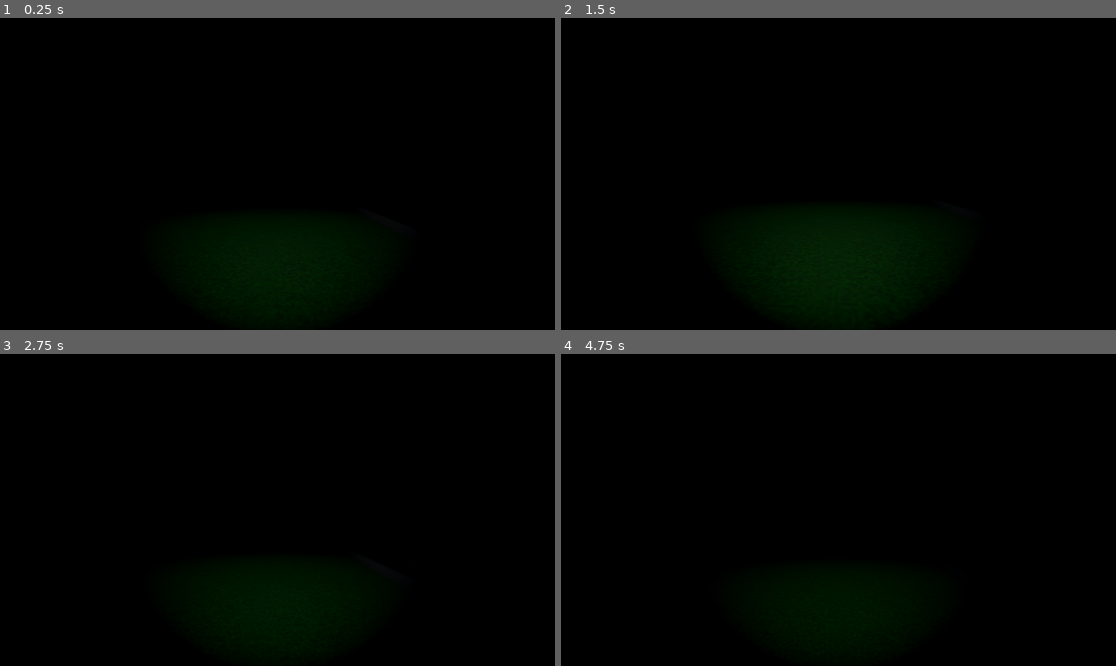
Above: before the commit, frames 1-4 (two rows, left to right).
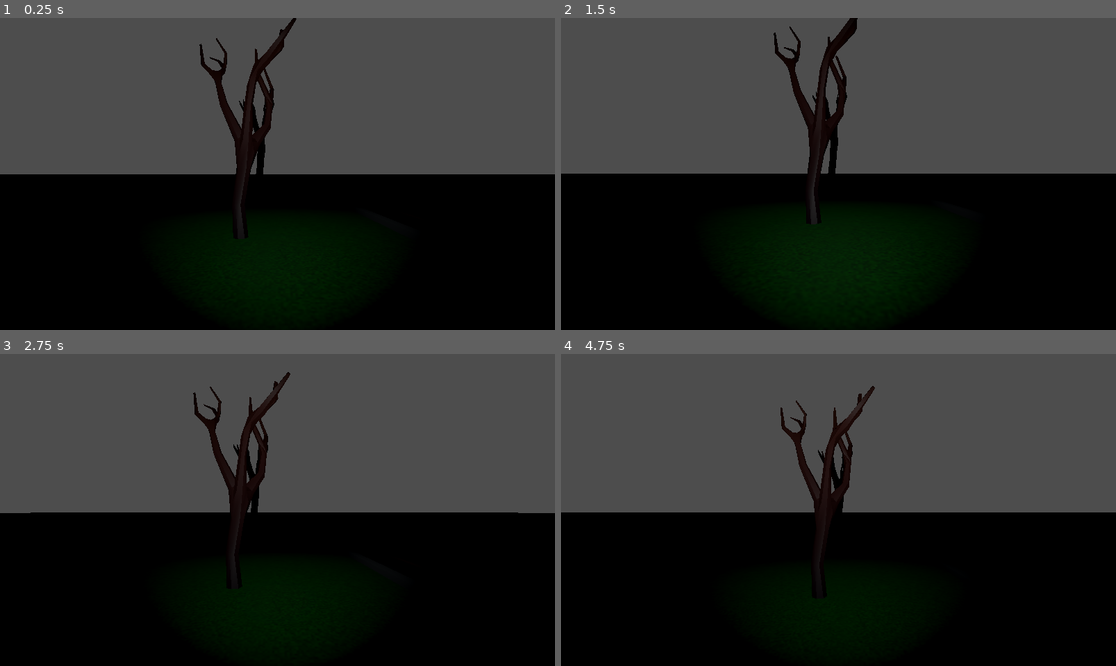
Above: after the commit, the same moments.

Repository: Purpursarkans/EscapeFromNothing
Game: Godot game, scene res://Scenes/level_1.tscn
Same seed, same stepped clock (60 frames per second), same inputs: the game is played once before the commit and once after it.
Inputs (mouse positions are in pixels of both pictures, inside the frame that each line leads up to):
- Up to frame 1 (0.25 s): no input
- Up to frame 2 (1.5 s): move the mouse to (866, 174) at 0.52 s; tap Enter at 1.25 s; move the mouse to (810, 174) at 1.27 s
- Up to frame 3 (2.75 s): tap Space at 2 s; move the mouse to (288, 503) at 2.02 s
- Up to frame 4 (4.75 s): move the mouse to (832, 516) at 2.77 s; tap Enter at 3.5 s; move the mouse to (877, 513) at 3.52 s; tap Space at 4.25 s; move the mouse to (794, 506) at 4.27 s

The runs differ from the first frame. In frame 1, 49% of the frame differs, in the area x 0-100%, y 0-71%; in frame 2, 48%; in frame 3, 49%; in frame 4, 50%, in the area x 0-100%, y 0-78%.

Commit message:
rand trees

Diff:
--- a/Scenes/level_1.tscn
+++ b/Scenes/level_1.tscn
@@ -6,6 +6,25 @@
 
 [sub_resource type="Environment" id="Environment_jh0a1"]
 background_mode = 1
+
+[sub_resource type="GDScript" id="GDScript_61om2"]
+resource_name = "WorldEnviroment"
+script/source = "extends WorldEnvironment
+
+
+@export var Enable : bool = false
+
+# Called when the node enters the scene tree for the first time.
+func _ready():
+	if Enable == false:
+		set_environment(null)
+	pass # Replace with function body.
+
+
+# Called every frame. 'delta' is the elapsed time since the previous frame.
+func _process(delta):
+	pass
+"
 
 [sub_resource type="Gradient" id="Gradient_ljefr"]
 colors = PackedColorArray(0, 1, 0, 1, 0.559814, 0.275912, 0.223933, 1)
@@ -57,10 +76,54 @@
 [sub_resource type="ConcavePolygonShape3D" id="ConcavePolygonShape3D_hcbdw"]
 data = PackedVector3Array(-1, 0.07, 1, -1, 0, 1, -1, 0.07, -1, -1, 0.07, -1, -1, 0, 1, -1, 0, -1, 0.93, 0.1, -1, 1, 0.1 …(2397 unchanged characters)…
 
+[sub_resource type="GDScript" id="GDScript_lmhw6"]
+resource_name = "Trees"
+script/source = "extends Node3D
+
+
+# Called when the node enters the scene tree for the first time.
+func _ready():
+	randomize()
+
+
+	var numTree = 2
+	for n in range(1,numTree+1):
+		print_debug(n)
+		var tree = get_node(\"Tree\" + str(n))
+		print_debug(tree)
+		var rand = randi() % 5+1
+		var TreeLoad = preload(\"res://Models/Trees/dead_trees.tscn\")
+
+		var TreeInst = TreeLoad.instantiate()
+
+		var TreeNode = TreeInst.get_node(\"DeadTree\"+str(rand))
+		print_debug(TreeInst)
+		print_debug(TreeNode)
+
+		var msh = MeshInstance3D.new()
+		msh.mesh = TreeNode.get_mesh()
+		print_debug(TreeNode.get_mesh())
+		print_debug(tree.get_children())
+
+		tree.add_child.call_deferred(msh)
+		print_debug(tree.get_children())
+		#tree.get_child(0).free()
+
+
+
+
+# Called every frame. 'delta' is the elapsed time since the previous frame.
+func _process(delta):
+	pass
+
+
+"
+
 [node name="Level1" type="Node3D"]
 
 [node name="WorldEnvironment" type="WorldEnvironment" parent="."]
 environment = SubResource("Environment_jh0a1")
+script = SubResource("GDScript_61om2")
 
 [node name="Grass" type="MeshInstance3D" parent="."]
 transform = Transform3D(1000, 0, 0, 0, 10, 0, 0, 0, 1000, 0, -0.5, 0)
@@ -73,40 +136,175 @@
 shape = SubResource("ConcavePolygonShape3D_sfflw")
 
 [node name="Player" parent="." instance=ExtResource("2_6f40u")]
-transform = Transform3D(0.8, 0, 0, 0, 0.8, 0, 0, 0, 0.8, -8.91543, 1.02842, 1.09854)
-
-[node name="RoadStraight" type="MeshInstance3D" parent="."]
+transform = Transform3D(0.8, 0, 0, 0, 0.8, 0, 0, 0, 0.8, -8.91543, 1.02842, 6.18004)
+
+[node name="Road" type="Node3D" parent="."]
+
+[node name="RoadStraight" type="MeshInstance3D" parent="Road"]
 transform = Transform3D(5, 0, 0, 0, 5, 0, 0, 0, 5, 0, -0.8, 0)
 mesh = ExtResource("3_trnmo")
-
-[node name="StaticBody3D" type="StaticBody3D" parent="RoadStraight"]
-
-[node name="CollisionShape3D" type="CollisionShape3D" parent="RoadStraight/StaticBody3D"]
+skeleton = NodePath("../..")
+
+[node name="StaticBody3D" type="StaticBody3D" parent="Road/RoadStraight"]
+
+[node name="CollisionShape3D" type="CollisionShape3D" parent="Road/RoadStraight/StaticBody3D"]
 shape = SubResource("ConcavePolygonShape3D_k1wbo")
 
-[node name="RoadStraight2" type="MeshInstance3D" parent="."]
+[node name="RoadStraight2" type="MeshInstance3D" parent="Road"]
 transform = Transform3D(5, 0, 0, 0, 5, 0, 0, 0, 5, 0, -0.8, -10)
 mesh = ExtResource("3_trnmo")
-
-[node name="StaticBody3D" type="StaticBody3D" parent="RoadStraight2"]
-
-[node name="CollisionShape3D" type="CollisionShape3D" parent="RoadStraight2/StaticBody3D"]
+skeleton = NodePath("../..")
+
+[node name="StaticBody3D" type="StaticBody3D" parent="Road/RoadStraight2"]
+
+[node name="CollisionShape3D" type="CollisionShape3D" parent="Road/RoadStraight2/StaticBody3D"]
 shape = SubResource("ConcavePolygonShape3D_3v1l2")
 
-[node name="RoadStraight3" type="MeshInstance3D" parent="."]
+[node name="RoadStraight3" type="MeshInstance3D" parent="Road"]
 transform = Transform3D(5, 0, 0, 0, 5, 0, 0, 0, 5, 0, -0.8, -20)
 mesh = ExtResource("3_trnmo")
-
-[node name="StaticBody3D" type="StaticBody3D" parent="RoadStraight3"]
-
-[node name="CollisionShape3D" type="CollisionShape3D" parent="RoadStraight3/StaticBody3D"]
+skeleton = NodePath("../..")
+
+[node name="StaticBody3D" type="StaticBody3D" parent="Road/RoadStraight3"]
+
+[node name="CollisionShape3D" type="CollisionShape3D" parent="Road/RoadStraight3/StaticBody3D"]
 shape = SubResource("ConcavePolygonShape3D_qiwh8")
 
-[node name="RoadStraight4" type="MeshInstance3D" parent="."]
+[node name="RoadStraight4" type="MeshInstance3D" parent="Road"]
 transform = Transform3D(5, 0, 0, 0, 5, 0, 0, 0, 5, 0, -0.8, -30)
 mesh = ExtResource("3_trnmo")
-
-[node name="StaticBody3D" type="StaticBody3D" parent="RoadStraight4"]
-
-[node name="CollisionShape3D" type="CollisionShape3D" parent="RoadStraight4/StaticBody3D"]
-shape = SubResource("ConcavePolygonShape3D_hcbdw")
+skeleton = NodePath("../..")
+
+[node name="StaticBody3D" type="StaticBody3D" parent="Road/RoadStraight4"]
+
+[node name="CollisionShape3D" type="CollisionShape3D" parent="Road/RoadStraight4/StaticBody3D"]
+shape = SubResource("ConcavePolygonShape3D_hcbdw")
+
+[node name="RoadStraight5" type="MeshInstance3D" parent="Road"]
+transform = Transform3D(5, 0, 0, 0, 5, 0, 0, 0, 5, 0, -0.8, -40)
+mesh = ExtResource("3_trnmo")
+skeleton = NodePath("../..")
+
+[node name="StaticBody3D" type="StaticBody3D" parent="Road/RoadStraight5"]
+
+[node name="CollisionShape3D" type="CollisionShape3D" parent="Road/RoadStraight5/StaticBody3D"]
+shape = SubResource("ConcavePolygonShape3D_hcbdw")
+
+[node name="RoadStraight6" type="MeshInstance3D" parent="Road"]
+transform = Transform3D(5, 0, 0, 0, 5, 0, 0, 0, 5, 0, -0.8, -50)
+mesh = ExtResource("3_trnmo")
+skeleton = NodePath("../..")
+
+[node name="StaticBody3D" type="StaticBody3D" parent="Road/RoadStraight6"]
+
+[node name="CollisionShape3D" type="CollisionShape3D" parent="Road/RoadStraight6/StaticBody3D"]
+shape = SubResource("ConcavePolygonShape3D_hcbdw")
+
+[node name="RoadStraight7" type="MeshInstance3D" parent="Road"]
+transform = Transform3D(5, 0, 0, 0, 5, 0, 0, 0, 5, 0, -0.8, -60)
+mesh = ExtResource("3_trnmo")
+skeleton = NodePath("../..")
+
+[node name="StaticBody3D" type="StaticBody3D" parent="Road/RoadStraight7"]
+
+[node name="CollisionShape3D" type="CollisionShape3D" parent="Road/RoadStraight7/StaticBody3D"]
+shape = SubResource("ConcavePolygonShape3D_hcbdw")
+
+[node name="RoadStraight8" type="MeshInstance3D" parent="Road"]
+transform = Transform3D(5, 0, 0, 0, 5, 0, 0, 0, 5, 0, -0.8, -70)
+mesh = ExtResource("3_trnmo")
+skeleton = NodePath("../..")
+
+[node name="StaticBody3D" type="StaticBody3D" parent="Road/RoadStraight8"]
+
+[node name="CollisionShape3D" type="CollisionShape3D" parent="Road/RoadStraight8/StaticBody3D"]
+shape = SubResource("ConcavePolygonShape3D_hcbdw")
+
+[node name="RoadStraight9" type="MeshInstance3D" parent="Road"]
+transform = Transform3D(5, 0, 0, 0, 5, 0, 0, 0, 5, 0, -0.8, -80)
+mesh = ExtResource("3_trnmo")
+skeleton = NodePath("../..")
+
+[node name="StaticBody3D" type="StaticBody3D" parent="Road/RoadStraight9"]
+
+[node name="CollisionShape3D" type="CollisionShape3D" parent="Road/RoadStraight9/StaticBody3D"]
+shape = SubResource("ConcavePolygonShape3D_k1wbo")
+
+[node name="RoadStraight10" type="MeshInstance3D" parent="Road"]
+transform = Transform3D(5, 0, 0, 0, 5, 0, 0, 0, 5, 0, -0.8, -90)
+mesh = ExtResource("3_trnmo")
+skeleton = NodePath("../..")
+
+[node name="StaticBody3D" type="StaticBody3D" parent="Road/RoadStraight10"]
+
+[node name="CollisionShape3D" type="CollisionShape3D" parent="Road/RoadStraight10/StaticBody3D"]
+shape = SubResource("ConcavePolygonShape3D_3v1l2")
+
+[node name="RoadStraight11" type="MeshInstance3D" parent="Road"]
+transform = Transform3D(5, 0, 0, 0, 5, 0, 0, 0, 5, 0, -0.8, -100)
+mesh = ExtResource("3_trnmo")
+skeleton = NodePath("../..")
+
+[node name="StaticBody3D" type="StaticBody3D" parent="Road/RoadStraight11"]
+
+[node name="CollisionShape3D" type="CollisionShape3D" parent="Road/RoadStraight11/StaticBody3D"]
+shape = SubResource("ConcavePolygonShape3D_qiwh8")
+
+[node name="RoadStraight12" type="MeshInstance3D" parent="Road"]
+transform = Transform3D(5, 0, 0, 0, 5, 0, 0, 0, 5, 0, -0.8, -110)
+mesh = ExtResource("3_trnmo")
+skeleton = NodePath("../..")
+
+[node name="StaticBody3D" type="StaticBody3D" parent="Road/RoadStraight12"]
+
+[node name="CollisionShape3D" type="CollisionShape3D" parent="Road/RoadStraight12/StaticBody3D"]
+shape = SubResource("ConcavePolygonShape3D_hcbdw")
+
+[node name="RoadStraight13" type="MeshInstance3D" parent="Road"]
+transform = Transform3D(5, 0, 0, 0, 5, 0, 0, 0, 5, 0, -0.8, -120)
+mesh = ExtResource("3_trnmo")
+skeleton = NodePath("../..")
+
+[node name="StaticBody3D" type="StaticBody3D" parent="Road/RoadStraight13"]
+
+[node name="CollisionShape3D" type="CollisionShape3D" parent="Road/RoadStraight13/StaticBody3D"]
+shape = SubResource("ConcavePolygonShape3D_hcbdw")
+
+[node name="RoadStraight14" type="MeshInstance3D" parent="Road"]
+transform = Transform3D(5, 0, 0, 0, 5, 0, 0, 0, 5, 0, -0.8, -130)
+mesh = ExtResource("3_trnmo")
+skeleton = NodePath("../..")
+
+[node name="StaticBody3D" type="StaticBody3D" parent="Road/RoadStraight14"]
+
+[node name="CollisionShape3D" type="CollisionShape3D" parent="Road/RoadStraight14/StaticBody3D"]
+shape = SubResource("ConcavePolygonShape3D_hcbdw")
+
+[node name="RoadStraight15" type="MeshInstance3D" parent="Road"]
+transform = Transform3D(5, 0, 0, 0, 5, 0, 0, 0, 5, 0, -0.8, -140)
+mesh = ExtResource("3_trnmo")
+skeleton = NodePath("../..")
+
+[node name="StaticBody3D" type="StaticBody3D" parent="Road/RoadStraight15"]
+
+[node name="CollisionShape3D" type="CollisionShape3D" parent="Road/RoadStraight15/StaticBody3D"]
+shape = SubResource("ConcavePolygonShape3D_hcbdw")
+
+[node name="RoadStraight16" type="MeshInstance3D" parent="Road"]
+transform = Transform3D(5, 0, 0, 0, 5, 0, 0, 0, 5, 0, -0.8, -150)
+mesh = ExtResource("3_trnmo")
+skeleton = NodePath("../..")
+
+[node name="StaticBody3D" type="StaticBody3D" parent="Road/RoadStraight16"]
+
+[node name="CollisionShape3D" type="CollisionShape3D" parent="Road/RoadStraight16/StaticBody3D"]
+shape = SubResource("ConcavePolygonShape3D_hcbdw")
+
+[node name="Trees" type="Node3D" parent="."]
+script = SubResource("GDScript_lmhw6")
+
+[node name="Tree1" type="Node3D" parent="Trees"]
+transform = Transform3D(1, 0, 0, 0, 1, 0, 0, 0, 1, -10, -0.5, 0)
+
+[node name="Tree2" type="Node3D" parent="Trees"]
+transform = Transform3D(1, 0, 0, 0, 1, 0, 0, 0, 1, -10, 0, -6)
--- a/Scenes/player.tscn
+++ b/Scenes/player.tscn
@@ -76,7 +76,7 @@
 		elif rot_x < mix_view: rot_x = mix_view
 
 	if e is InputEventMouse:
-		if e.is_pressed():
+		if e.is_action_pressed(\"leftMouse\"):
 			action()
 
 
--- a/project.godot
+++ b/project.godot
@@ -60,3 +60,8 @@
 "events": [Object(InputEventKey,"resource_local_to_scene":false,"resource_name":"","device":-1,"window_id":0,"alt_press …(182 unchanged characters)…
 ]
 }
+leftMouse={
+"deadzone": 0.5,
+"events": [Object(InputEventMouseButton,"resource_local_to_scene":false,"resource_name":"","device":-1,"window_id":0,"alt_pressed":false,"shift_pressed":false,"ctrl_pressed":false,"meta_pressed":false,"button_mask":1,"position":Vector2(119, 18),"global_position":Vector2(123, 59),"factor":1.0,"button_index":1,"canceled":false,"pressed":true,"double_click":false,"script":null)
+]
+}
Not shown: 1 places in Scenes/level_1.tscn that only renumber resources
